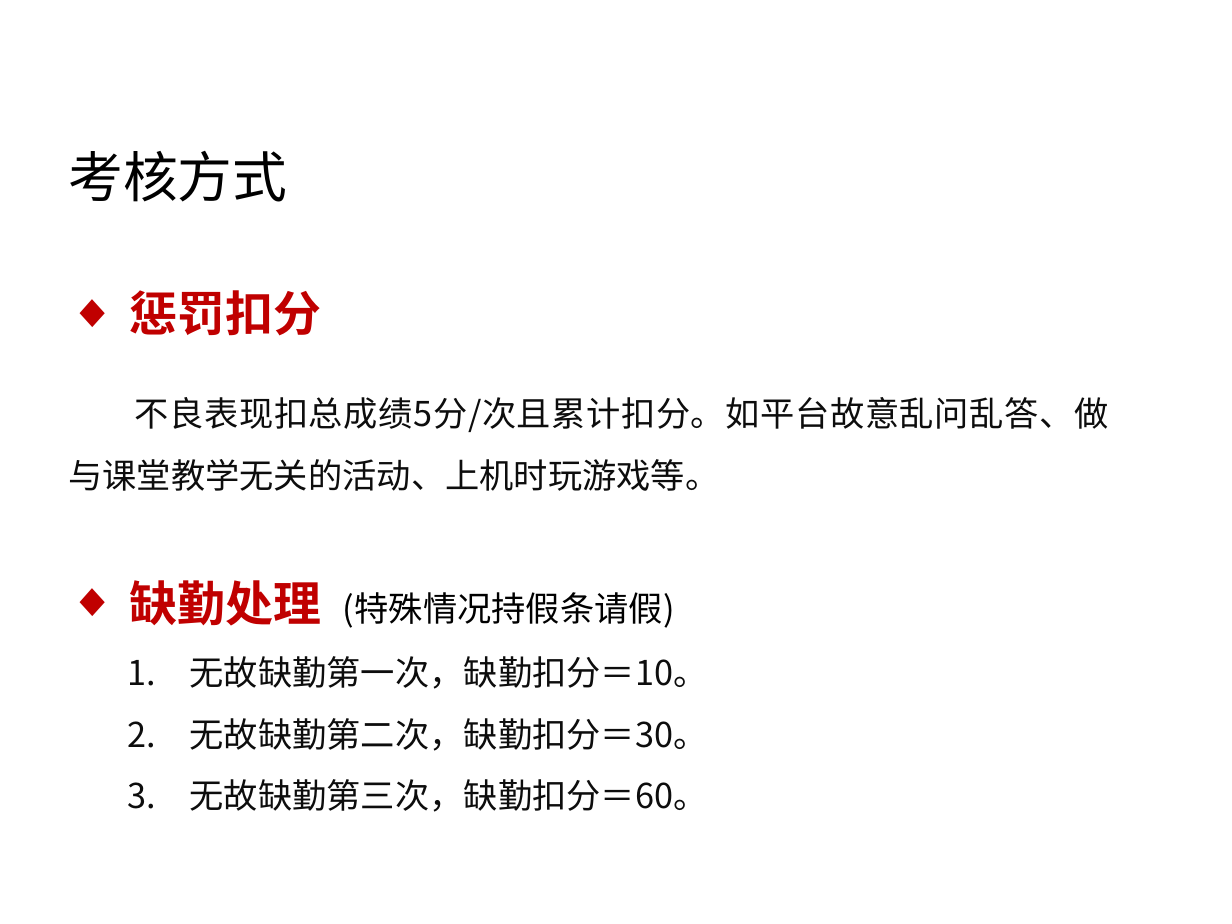
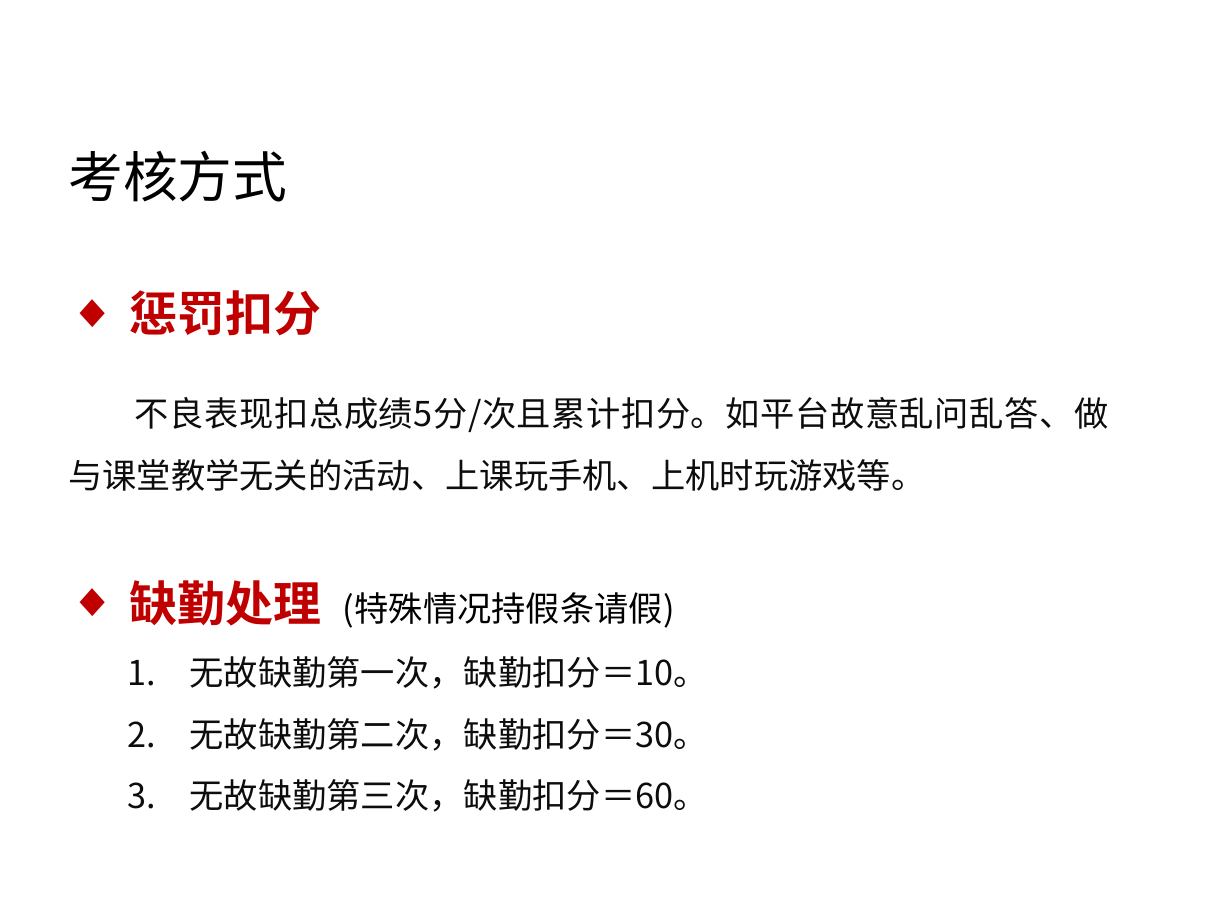
Before and after one commit to rshouc/Advanced-Programming-2018-Autumn, a slide deck: slide 17 of Slides/0 课程概况.pptx (slide 16 before the commit). Drawn at 1232x924 pixels with LibreOffice and Linux fonts; fonts in the diff are those of the drawing; background and template pictures are left out. Boxes give left, top, right and bottom in pixels: in the first picture for what was removed or moved away, otherwise in the second. Text is boxed around its words. In the diff, an @@ line names an element or a change of style, - is before the commit and + after.

```diff
--- a/Slides/0 课程概况.pptx
+++ b/Slides/0 课程概况.pptx
@@ text at (x1=68, y1=397, x2=1108, y2=491): text changed @@
-不良表现扣总成绩5分/次且累计扣分。如平台故意乱问乱答、做与课堂教学无关的活动、上机时玩游戏等。
+不良表现扣总成绩5分/次且累计扣分。如平台故意乱问乱答、做与课堂教学无关的活动、上课玩手机、上机时玩游戏等。
```
Also in this commit, not shown: 4 other slides changed, 1 slide added, 4 other files.
